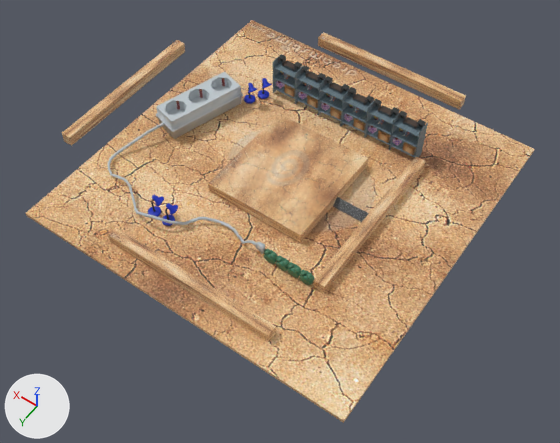
The COLLADA model BasicEngine/BasicEngine/Data/Circuitos/Basico03/CircuitoBasico03.DAE: old version first, new version second.
Rendered twice from a 50 mm camera at (-0.791, 1.143, 1.601) aimed at (-0.033, 0.081, -0.067). Arrows for +X, +Y and +Z are at lower left; the lights stay in place. Where no turn or scale is listed for an object, it has been applied to the vertices.

Names of what the first picture shows: 'Box_Estanteria002', 'Box_Estanteria003', 'Box_Estanteria005', 'Box_Estanteria006', 'Box_Estanteria01', 'Box_Lateral_003', 'Box_Lateral_004', 'Box_Lateral_005', 'Box_Lateral_01', 'Box_Lateral_02', 'Box_Suelo', 'Mesh_Regleta'.
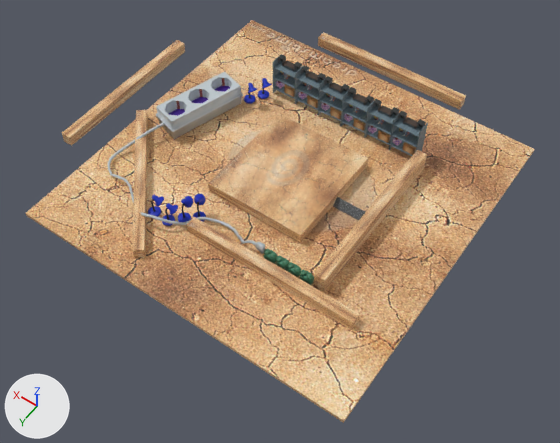
Where the change shows, as pixel boxes [x1, y1, x2, y2] in the pictures (560 x 443 px):
'Box_Lateral_003', moved: before [108, 227, 276, 342]; after [187, 217, 360, 330]
'Box_Lateral_01', rescaled: before [313, 157, 426, 294]; after [313, 150, 427, 293]
'Box_Lateral_006', added (beige): after [132, 110, 148, 258]
'Mesh_Lampara006', added: after [178, 196, 193, 222]
'Box_Colider_Regleta', added: after [169, 86, 230, 139]
'Mesh_Lampara005', added: after [193, 194, 206, 222]

The change, as a list of edits to the scene's bpy script:
```text
Add mat_coloreffectr57g8b136_material:
    mat_coloreffectr57g8b136_material = principled_material('ColorEffectR57G8B136-material')
    mat_coloreffectr57g8b136_material.base_color = (0.0409, 0.00243, 0.246)  # purple #390888
    mat_coloreffectr57g8b136_material.roughness = 0.64
Add me_box_colider_regleta:
    me_box_colider_regleta.from_pydata([(-0.055, -0.093, 0.0), (-0.004, -0.12, 0.0), (0.004, 0.12, 0.0), (0.055, 0.093, 0.0), (-0.055, -0.093, 0.09), (-0.004, -0.12, 0.09), (0.004, 0.12, 0.09), (0.055, 0.093, 0.09)], [], [(0, 2, 3), (3, 1, 0), (4, 5, 7), (7, 6, 4), (0, 1, 5), (5, 4, 0), (1, 3, 7), (7, 5, 1), (3, 2, 6), (6, 7, 3), (2, 0, 4), (4, 6, 2)])
    me_box_colider_regleta.materials.append(mat_coloreffectr57g8b136_material)  # purple #390888
Add me_box_lateral_006:
    me_box_lateral_006.from_pydata(...)  # 8 vertices, 12 faces; spans x -0.175..0.175, y -0.199..0.199, z 0.0..0.033
    me_box_lateral_006.materials.append(mat_1___default)  # picture img_suelotextura_jpg
Add me_mesh_lampara006:
    me_mesh_lampara006.from_pydata(...)  # 278 vertices, 528 faces; spans x -0.0173..0.0172, y -0.0322..0.0172, z 0.0..0.0709
    me_mesh_lampara006.materials.append(mat_phong1sg)  # picture img_textura_lampara_toycorriendo_jpg
Add me_mesh_lampara005:
    me_mesh_lampara005.from_pydata(...)  # 278 vertices, 528 faces; spans x -0.0173..0.0238, y -0.0311..0.0173, z 0.0..0.0709
    me_mesh_lampara005.materials.append(mat_phong1sg)  # picture img_textura_lampara_toycorriendo_jpg
Change ob_box_lateral_01:
    ob_box_lateral_01.scale: (1.0, 1.0, 1.0) -> (1.0, 1.0, 1.81)
Change ob_box_lateral_003:
    ob_box_lateral_003.location: (0.0, 0.417, 0.0) -> (-0.14, 0.275, 0.0)
Add ob_box_colider_regleta:
    ob_box_colider_regleta = bpy.data.objects.new('Box_Colider_Regleta', me_box_colider_regleta)
    ob_box_colider_regleta.location = (0.349, -0.06, -0.044)
Add ob_box_lateral_006:
    ob_box_lateral_006 = bpy.data.objects.new('Box_Lateral_006', me_box_lateral_006)
    ob_box_lateral_006.location = (0.32, 0.235, 0.0)
Add ob_mesh_lampara006:
    ob_mesh_lampara006 = bpy.data.objects.new('Mesh_Lampara006', me_mesh_lampara006)
    ob_mesh_lampara006.location = (0.142, 0.266, 0.007)
Add ob_mesh_lampara005:
    ob_mesh_lampara005 = bpy.data.objects.new('Mesh_Lampara005', me_mesh_lampara005)
    ob_mesh_lampara005.location = (0.112, 0.241, 0.007)
```
